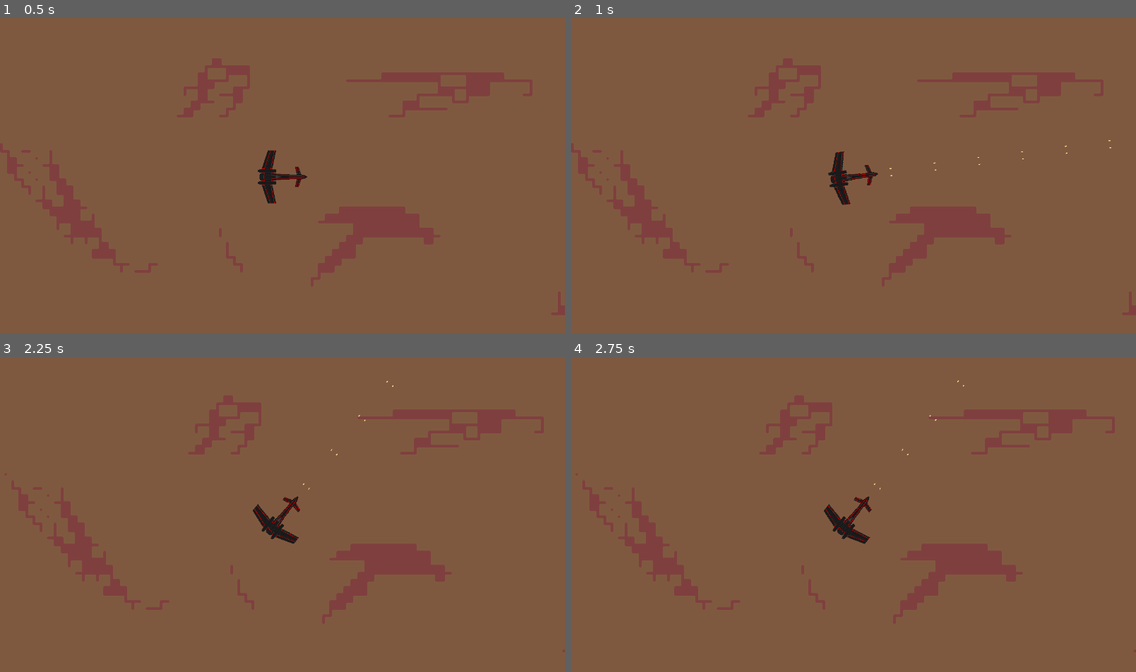
Above: before the commit, frames 1-4 (two rows, left to right).
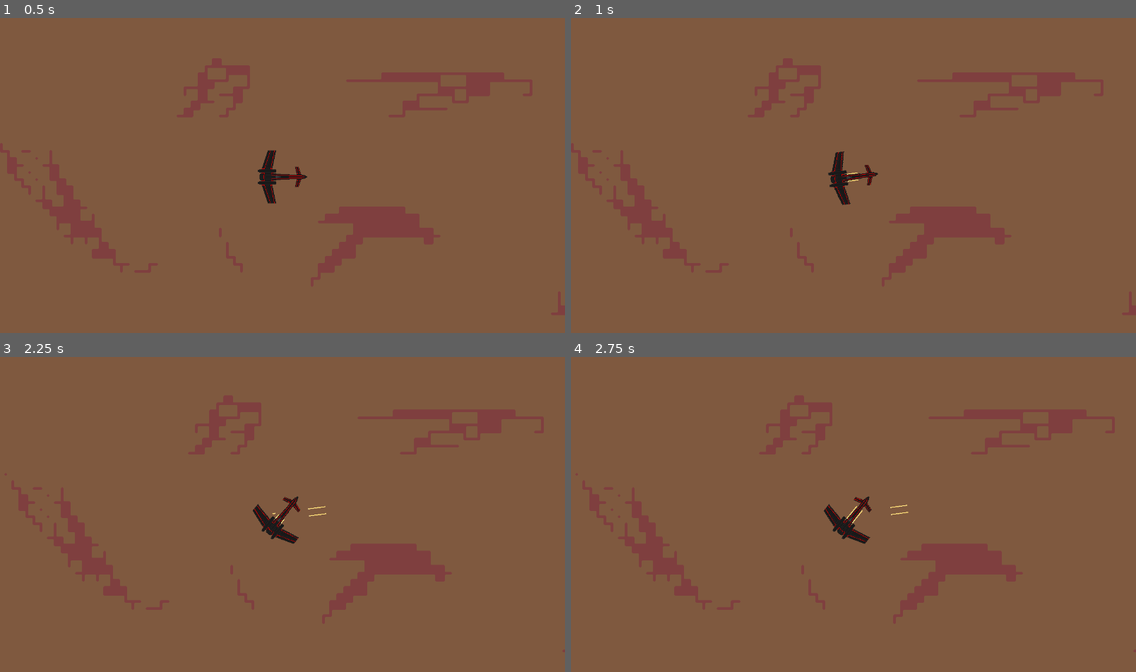
Above: after the commit, the same moments.

Repository: JuniperSchenstrom/gotdot4-infinitestarfigher
Game: Godot game, scene res://scenes/levels/level.tscn
The game is run twice, just before and just after one commit, with the same random seed, the same clock (stepped at 60 frames per second) and the same inputs.
Inputs (mouse positions are in pixels of both pictures, inside the frame that each line leads up to):
- Up to frame 1 (0.5 s): no input
- Up to frame 2 (1 s): tap Enter at 0.5 s; move the mouse to (977, 159) at 0.52 s; press the mouse at (977, 159) at 0.53 s
- Up to frame 3 (2.25 s): tap Space at 1.25 s; move the mouse to (169, 530) at 1.27 s; release the mouse at (169, 530) at 1.28 s; right-click (169, 530) at 1.35 s; click (169, 530) at 1.55 s; move the mouse to (339, 445) at 2.02 s; press the mouse at (339, 445) at 2.03 s
- Up to frame 4 (2.75 s): no input

Frame 1 is identical in both runs. In frame 2, less than 0.1% of the frame differs, in the area x 48-96%, y 38-53%; in frame 3, less than 0.1%; in frame 4, less than 0.1%, in the area x 48-70%, y 7-53%.

Commit message:
implemented majority of projectile handler

Diff:
--- a/scenes/entities/player/player.gd
+++ b/scenes/entities/player/player.gd
@@ -52,9 +52,8 @@
 
 		currently_firing = hotbar_select
 		$FireDurationTimer.start(hotbar_fire_durations[currently_firing])
-		fire.emit(fire_start_pos_port[currently_firing].global_position,
-				  fire_start_pos_starbrd[currently_firing].global_position,
-				  fire_direction, currently_firing)
+		fire.emit(fire_start_pos_port[currently_firing].global_position, fire_direction, currently_firing)
+		fire.emit(fire_start_pos_starbrd[currently_firing].global_position, fire_direction, currently_firing)
 		can_fire = false
 
 	get_hotbar_input()
--- a/scenes/levels/projectile_handler.gd
+++ b/scenes/levels/projectile_handler.gd
@@ -1,80 +1,112 @@
 extends Node2D
 
-static var projectile_properties: Array[Dictionary] = [{"type": "bullet_basic", "speed": 2000, "damage": 10, "lifetime": 2000, "special": true}]
-var active_projectiles_ID_0: Array[Projectile] = []
-var inactive_projectiles_ID_0: Array[Projectile] = []
+#NOTE: One of each of these arrays is needed for every projectile type because for some reason GDScript doesn't support nested arrays
+var projectiles_ID_0: Array[Projectile] = []
+var projectiles_ID_0_num_inactive: int = 0
 
 
 # Called when the node enters the scene tree for the first time.
 func _ready():
-	pass # Replace with function body.
+    pass # Replace with function body.
 
 
 # Called every frame. 'delta' is the elapsed time since the previous frame.
 func _process(delta):
 
-	if len(active_projectiles_ID_0) > 0: for i in len(active_projectiles_ID_0): active_projectiles_ID_0[i].update(delta)
+    if len(projectiles_ID_0) > 0:
+
+        for i in range(0, len(projectiles_ID_0)):
+
+            if projectiles_ID_0[i].lifetime_current > 0:
+
+                projectiles_ID_0[i].update(delta)
+
+            elif projectiles_ID_0[i].lifetime_current == 0:
+
+                projectiles_ID_0[i].deactivate()
+                projectiles_ID_0_num_inactive += 1
 
 
-func _on_player_fire(port_position, starbrd_position, fire_direction, projectile_ID):
+func _on_player_fire(start_pos, fire_direction, projectile_ID):
 
-	var port = Projectile.new(port_position, fire_direction, projectile_ID)
-	var starbrd = Projectile.new(starbrd_position, fire_direction, projectile_ID)
-	active_projectiles_ID_0.append(port)
-	active_projectiles_ID_0.append(starbrd)
-	add_child(port)
-	add_child(starbrd)
+    #NOTE: Add an elif for every projectile ID
+    if projectile_ID == 0 and projectiles_ID_0_num_inactive > 0:
+
+        for i in range(0, len(projectiles_ID_0)):
+
+            if projectiles_ID_0[i].lifetime_current == 0:
+
+                projectiles_ID_0[i].activate(start_pos, fire_direction)
+                projectiles_ID_0_num_inactive -= 1
+                break
+
+    else:
+
+        var projectile_new = Projectile.new(start_pos, fire_direction, projectile_ID)
+        projectiles_ID_0.append(projectile_new)
+        add_child(projectile_new)
 
 class Projectile extends Area2D:
 
-	static var projectile_properties: Array[Dictionary] = [{"type": "bullet_basic", "speed": 2000, "damage": 10, "lifetime": 2000, "special": true, "texture": load("res://textures/bullet.png")}]
-	var this_projectile: Area2D
-	var speed: int
-	var damage: int
-	var lifetime_max: int
-	var special: bool
-	var direction: Vector2
-	var lifetime_current: int
+    #INFO: each element of the array is a dictionary containing the properties of a projectile with an ID of the index that dictionary is located at
+    static var projectile_properties: Array[Dictionary] = [{"type": "bullet_basic", "speed": 50, "damage": 10, "lifetime": 200, "special": true, "texture": load("res://textures/bullet.png")}]
+    var this_projectile: Area2D
+    var sprite: Sprite2D
+    var hitbox: CollisionShape2D
+    var speed: int
+    var damage: int
+    var lifetime_max: int
+    var special: bool
+    var direction: Vector2
+    var lifetime_current: int
 
 
-	func _init(start_pos, aim_direction, projectile_ID):
+    func _init(start_pos, aim_direction, projectile_ID):
 
-		this_projectile = Area2D.new()
-		position = start_pos
-		rotation_degrees = rad_to_deg(aim_direction.angle()) + 90
-		scale *= 0.5
+        if projectile_ID > len(projectile_properties):
+            projectile_ID = 0
 
-		#add sprite
-		var sprite = Sprite2D.new()
-		sprite.texture = projectile_properties[projectile_ID]["texture"]
-		add_child(sprite)
+        this_projectile = Area2D.new()
+        position = start_pos
+        rotation_degrees = rad_to_deg(aim_direction.angle()) + 90
+        scale *= 0.5
 
-		#add collision
-		var hitbox = CollisionShape2D.new()
-		hitbox.shape = RectangleShape2D.new()
-		hitbox.shape.size = Vector2(4, 8)
-		add_child(hitbox)
+        #add sprite
+        sprite = Sprite2D.new()
+        sprite.texture = projectile_properties[projectile_ID]["texture"]
+        add_child(sprite)
 
-		speed = projectile_properties[projectile_ID]["speed"]
-		damage = projectile_properties[projectile_ID]["damage"]
-		lifetime_max = projectile_properties[projectile_ID]["lifetime"]
-		special = projectile_properties[projectile_ID]["special"]
-		direction = aim_direction
-		lifetime_current = lifetime_max
+        #add collision
+        hitbox = CollisionShape2D.new()
+        hitbox.shape = RectangleShape2D.new()
+        hitbox.shape.size = Vector2(4, 8)
+        add_child(hitbox)
+
+        speed = projectile_properties[projectile_ID]["speed"]
+        damage = projectile_properties[projectile_ID]["damage"]
+        lifetime_max = projectile_properties[projectile_ID]["lifetime"]
+        special = projectile_properties[projectile_ID]["special"]
+        direction = aim_direction
+        lifetime_current = lifetime_max
 
 
-	func update(delta):
+    func update(delta):
 
-		position += direction * speed * delta
-		lifetime_current -= 1
-
-		if lifetime_current == 0: deactivate()
+        position += direction * speed * delta
+        lifetime_current -= 1
 
 
-	func activate(start_pos, direction):
+    func activate(start_pos, aim_direction):
 
-		lifetime_current = lifetime_max
+        position = start_pos
+        rotation_degrees = rad_to_deg(aim_direction.angle()) + 90
+        sprite.visible = true
+        hitbox.disabled = false
+        direction = aim_direction
+        lifetime_current = lifetime_max
 
-	func deactivate():
+    func deactivate():
 
-		pass
+        sprite.visible = false
+        hitbox.disabled = true
+        lifetime_current = -1
Not shown: 1 places in scenes/levels/level.tscn that only renumber resources
